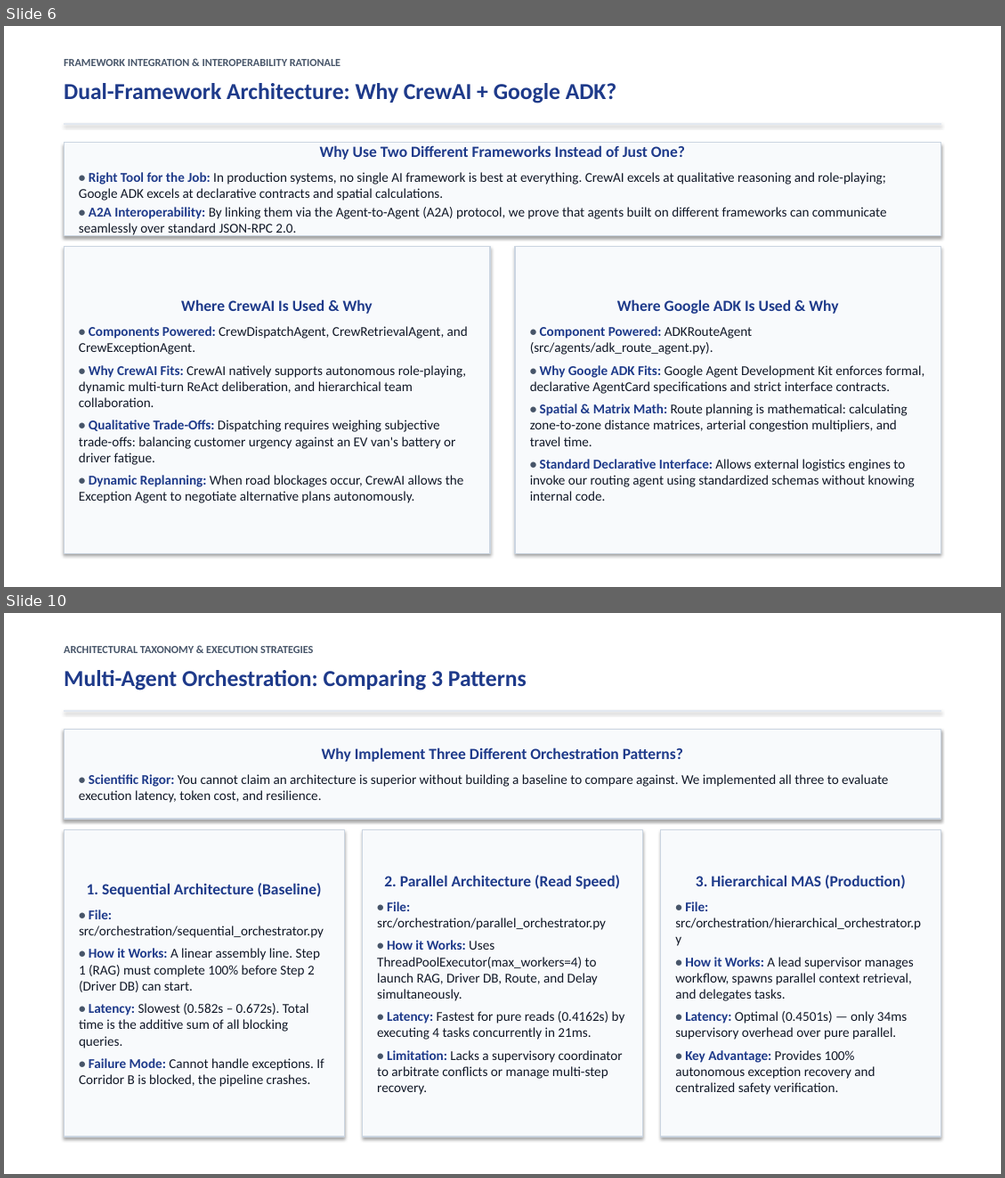
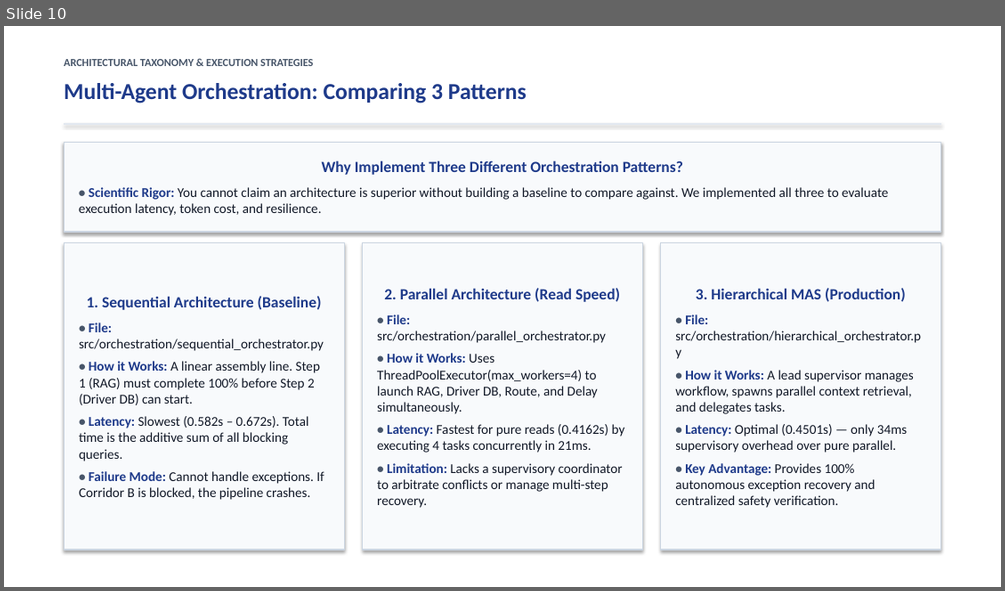
Before and after one commit to Akshat5091/DeliveryFleet-MAS, a slide deck: Eval 2 Documents/DeliveryFleet_MAS_Evaluation2_Master_Presentation.pptx. Shown one above the other, each under a label of ours: slides 6 and 10 before the commit, slide 10 after it; the slides between them are not shown. The pictures are 1005x1178 and 1005x591 pixels, drawn with LibreOffice and Linux fonts; fonts in the diff are those of the drawing. Boxes give left, top, right and bottom in pixels: in the first picture for what was removed or moved away, otherwise in the second. Text is boxed around its words. In the diff, an @@ line names an element or a change of style, - is before the commit and + after.

Commit message:
feat: split coverage matrix into two clean human-style slides in master presentation and refresh archives

```diff
--- a/Eval 2 Documents/DeliveryFleet_MAS_Evaluation2_Master_Presentation.pptx
+++ b/Eval 2 Documents/DeliveryFleet_MAS_Evaluation2_Master_Presentation.pptx
@@ slide 6 removed at bbox=[4, 26, 1001, 587], background #FFFFFF @@
@@ text removed at bbox=[64, 59, 340, 66] @@
-FRAMEWORK INTEGRATION & INTEROPERABILITY RATIONALE
@@ text removed at bbox=[64, 83, 617, 103] @@
-Dual-Framework Architecture: Why CrewAI + Google ADK?
@@ rectangle removed at bbox=[64, 123, 941, 124] @@
@@ rectangle removed at bbox=[64, 142, 941, 235] @@
-Why Use Two Different Frameworks Instead of Just One?
-• Right Tool for the Job: In production systems, no single AI framework is best at everything. CrewAI excels at qualitative reasoning and role-playing; Google ADK excels at declarative contracts and spatial calculations.
-• A2A Interoperability: By linking them via the Agent-to-Agent (A2A) protocol, we prove that agents built on different frameworks can communicate seamlessly over standard JSON-RPC 2.0.
@@ rectangle removed at bbox=[64, 247, 490, 553] @@
-Where CrewAI Is Used & Why
-• Components Powered: CrewDispatchAgent, CrewRetrievalAgent, and CrewExceptionAgent.
-• Why CrewAI Fits: CrewAI natively supports autonomous role-playing, dynamic multi-turn ReAct deliberation, and hierarchical team collaboration.
-• Qualitative Trade-Offs: Dispatching requires weighing subjective trade-offs: balancing customer urgency against an EV van's battery or driver fatigue.
-• Dynamic Replanning: When road blockages occur, CrewAI allows the Exception Agent to negotiate alternative plans autonomously.
@@ rectangle removed at bbox=[515, 247, 941, 553] @@
-Where Google ADK Is Used & Why
-• Component Powered: ADKRouteAgent (src/agents/adk_route_agent.py).
-• Why Google ADK Fits: Google Agent Development Kit enforces formal, declarative AgentCard specifications and strict interface contracts.
-• Spatial & Matrix Math: Route planning is mathematical: calculating zone-to-zone distance matrices, arterial congestion multipliers, and travel time.
-• Standard Declarative Interface: Allows external logistics engines to invoke our routing agent using standardized schemas without knowing internal code.
```
Also in this commit, not shown: 5 slides changed, 9 slides added, 7 other slides removed, 5 other files.
